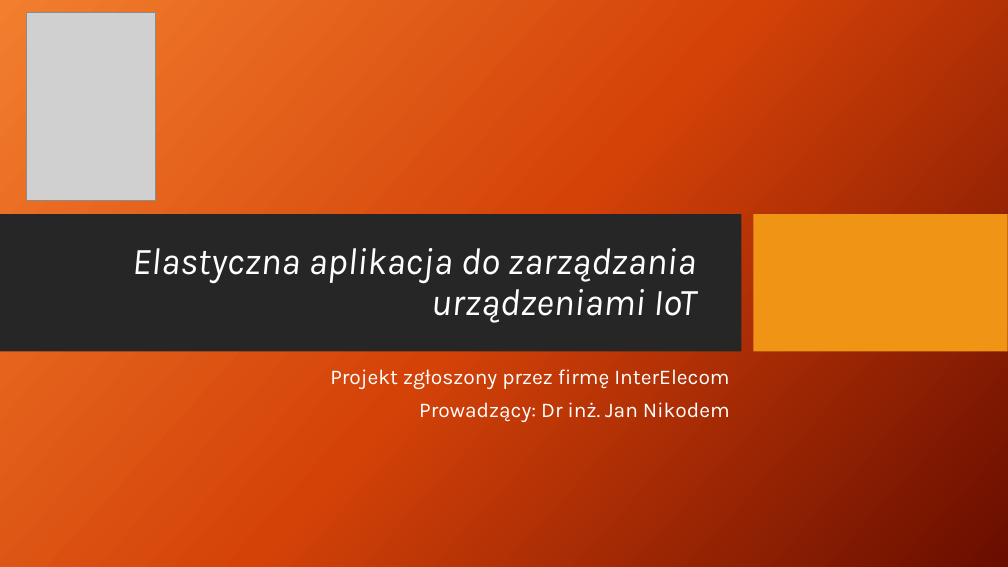
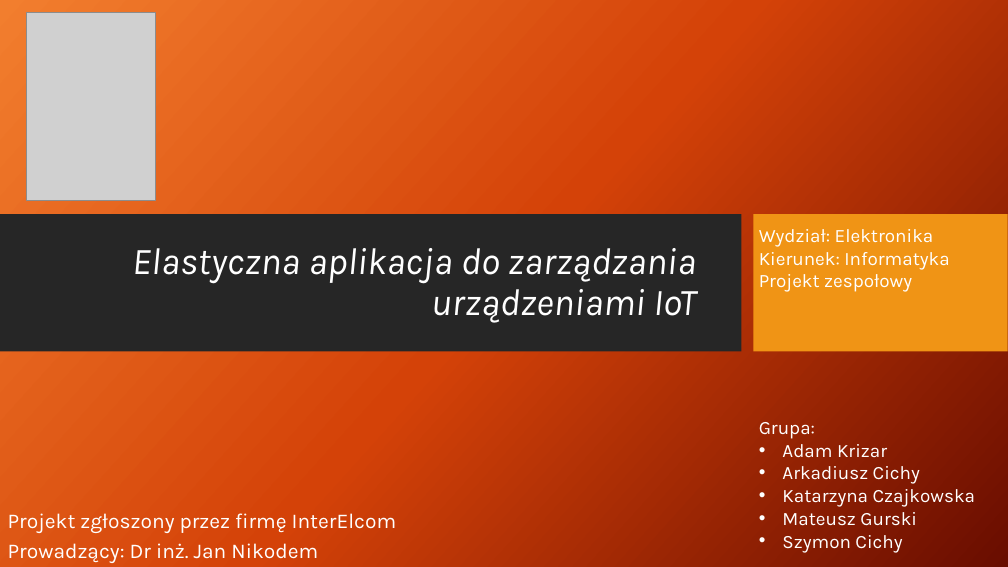
Before and after one commit to AdamStudies-PWR/ProjektZespolowyPWR, a slide deck: slide 1 of przentacja.pptx. Drawn at 1008x567 pixels with LibreOffice and Linux fonts; fonts in the diff are those of the drawing; grey boxes stand for pictures; background and template pictures are left out. Boxes give left, top, right and bottom in pixels: in the first picture for what was removed or moved away, otherwise in the second. Text is boxed around its words. In the diff, an @@ line names an element or a change of style, - is before the commit and + after.

Commit message:
dokumentacja + prezentacja Nikodem

```diff
--- a/przentacja.pptx
+++ b/przentacja.pptx
@@ text added at (759, 229, 949, 292), 18 pt, text #FFFFFF @@
+Wydział: Elektronika
+Kierunek: Informatyka
+Projekt zespołowy
@@ text added at (759, 422, 975, 553), 18 pt, text #FFFFFF @@
+Grupa:
+• Adam Krizar
+• Arkadiusz Cichy
+• Katarzyna Czajkowska
+• Mateusz Gurski
+• Szymon Cichy
@@ subtitle "Projekt zgłoszony przez firmę InterElcom": place and size @@
-subtitle "Projekt zgłoszony przez firmę InterElcom" at (330, 369, 730, 422)
+subtitle "Projekt zgłoszony przez firmę InterElcom" at (8, 513, 396, 563)
@@ subtitle at (8, 513, 396, 533): text changed @@
-Projekt zgłoszony przez firmę InterElecom
+Projekt zgłoszony przez firmę InterElcom
@@ subtitle at (8, 543, 318, 563): alignment right to left; line spacing 0.9 to 0.8 @@
```
Also in this commit, not shown: 14 other slides changed, 1 slide added, 1 other file.
